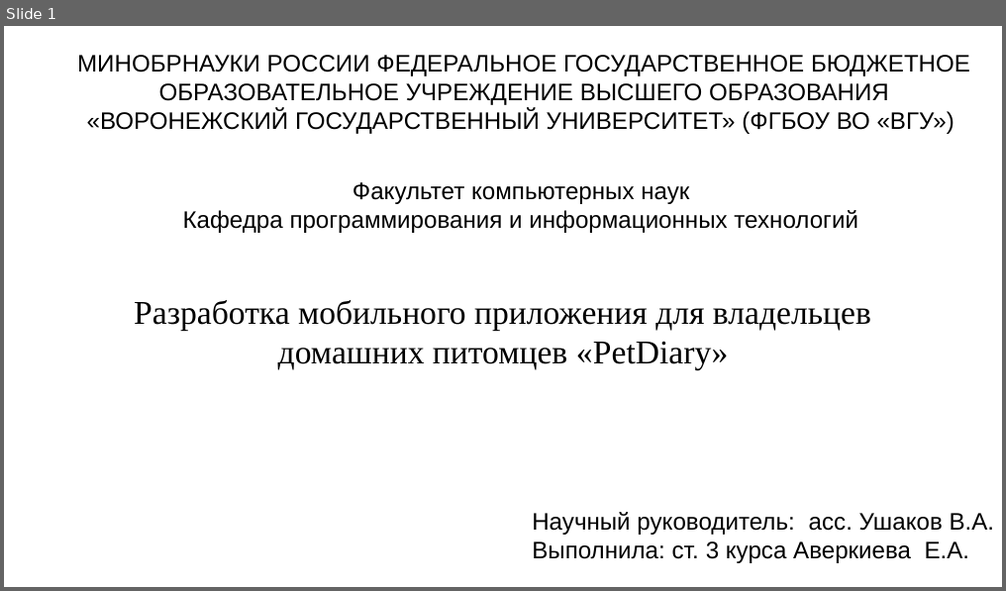
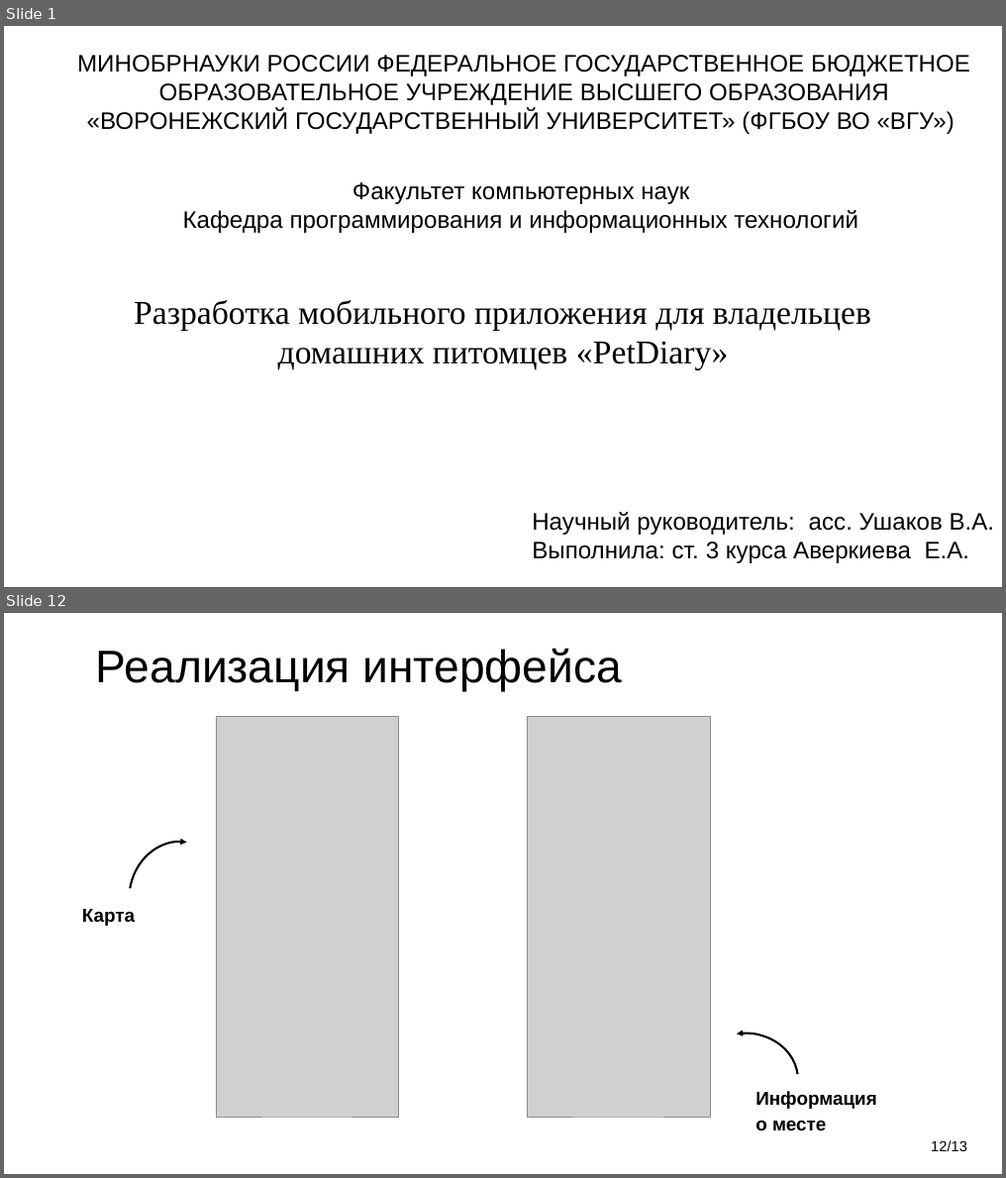
Before and after one commit to kattrin0/petDiarry_, a slide deck: documentation/презентация_PetDiary.pptx. Shown one above the other, each under a label of ours: slide 1 before the commit, slides 1 and 12 after it; the slides between them are not shown. The pictures are 1006x591 and 1006x1178 pixels, drawn with LibreOffice and Linux fonts; fonts in the diff are those of the drawing; grey boxes stand for pictures. Boxes give left, top, right and bottom in pixels: in the first picture for what was removed or moved away, otherwise in the second. Text is boxed around its words. In the diff, an @@ line names an element or a change of style, - is before the commit and + after.

```diff
--- a/documentation/презентация_PetDiary.pptx
+++ b/documentation/презентация_PetDiary.pptx
@@ slide 12 added at box(4, 613, 1002, 1174), background #FFFFFF @@
@@ text added at box(96, 648, 622, 692), 44 pt, text #000000 @@
+Реализация интерфейса
@@ picture added at box(216, 716, 399, 1117) @@
@@ picture added at box(528, 716, 710, 1117) @@
@@ arc (boxed as its full ellipse) added at box(121, 834, 235, 959), outline #000000 2 pt @@
@@ text added at box(82, 909, 135, 926), 18 pt, text #000000, bold @@
+  Карта
@@ arc (boxed as its full ellipse) added at box(682, 1027, 804, 1138), outline #000000 2 pt @@
@@ text added at box(755, 1091, 877, 1132), 18 pt, text #000000, bold @@
+  Информация о месте
@@ page number added at box(931, 1141, 967, 1152), 14 pt, text #000000 @@
+12/13
```
Also in this commit, not shown: 4 slides changed, 6 other slides added, 5 slides removed, 1 other file.
